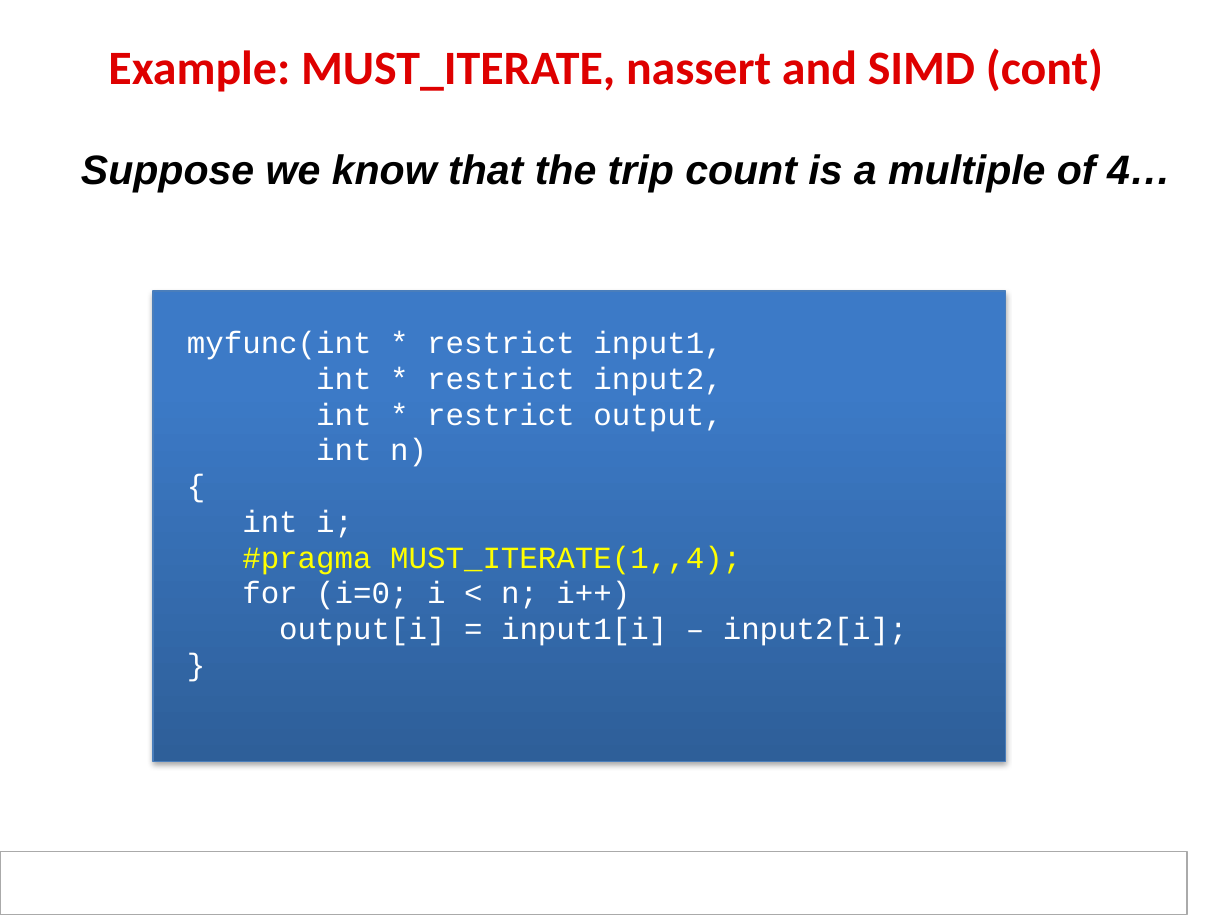
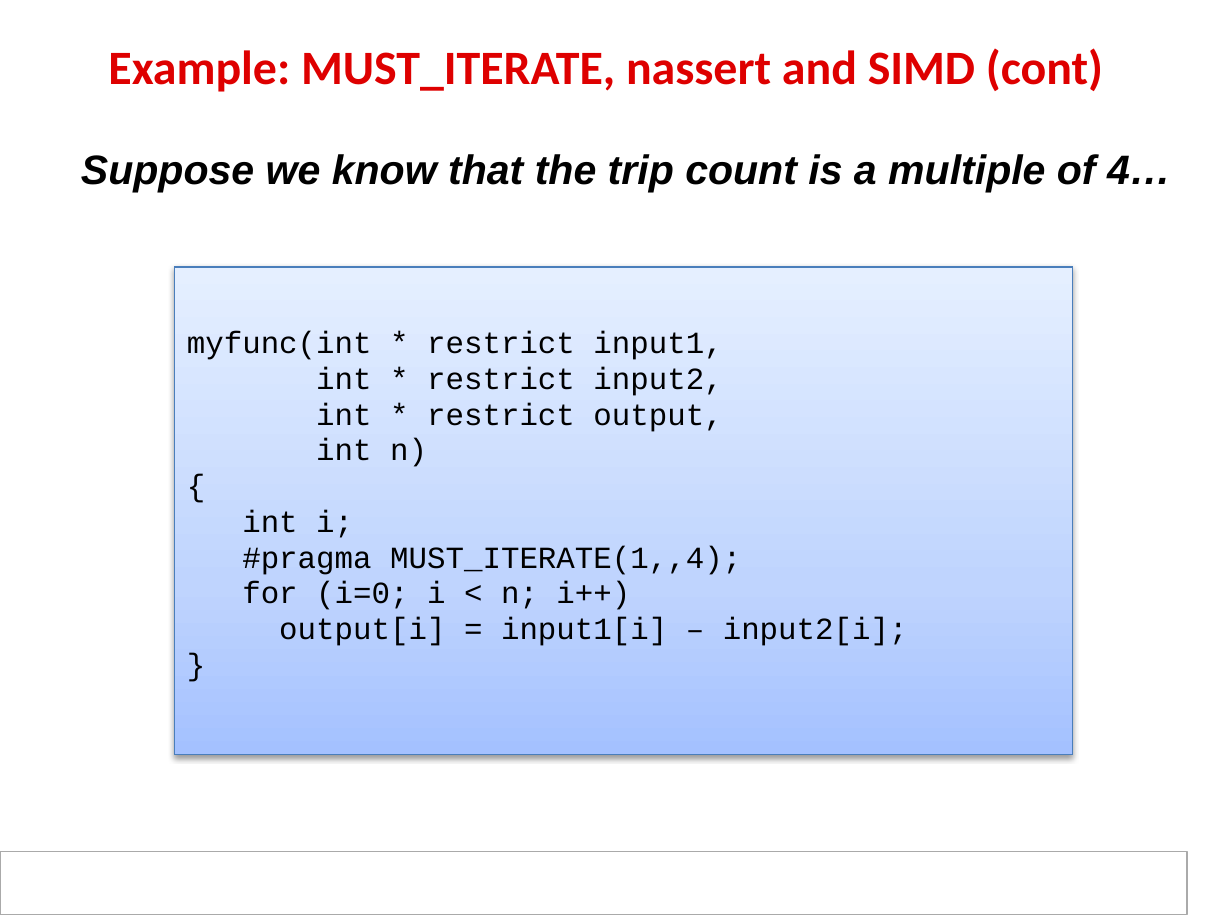
Before and after one commit to hari1989/keystone-workshop, a slide deck: slide 52 of slides/KeyStone Optimization.pptx (slide 48 before the commit). Drawn at 1232x924 pixels with LibreOffice and Linux fonts; fonts in the diff are those of the drawing; background and template pictures are left out. Boxes give left, top, right and bottom in pixels: in the first picture for what was removed or moved away, otherwise in the second. Text is boxed around its words. In the diff, an @@ line names an element or a change of style, - is before the commit and + after.

```diff
--- a/slides/KeyStone Optimization.pptx
+++ b/slides/KeyStone Optimization.pptx
@@ text "myfunc(int * restrict input1," at <box>187,331,908,646</box>: text colour #FFFFFF to #000000 in "myfunc(int * restrict input1,", "int * restrict input2,", "int * restrict output,", "int n)" and 5 more places; text colour #FFFF00 to #000000 in "#pragma MUST_ITERATE(1,,4);" @@
@@ rectangle removed at <box>153,291,1005,761</box> @@
```
Also in this commit, not shown: 20 other slides changed, 12 slides added, 6 slides removed, 2 other files.
